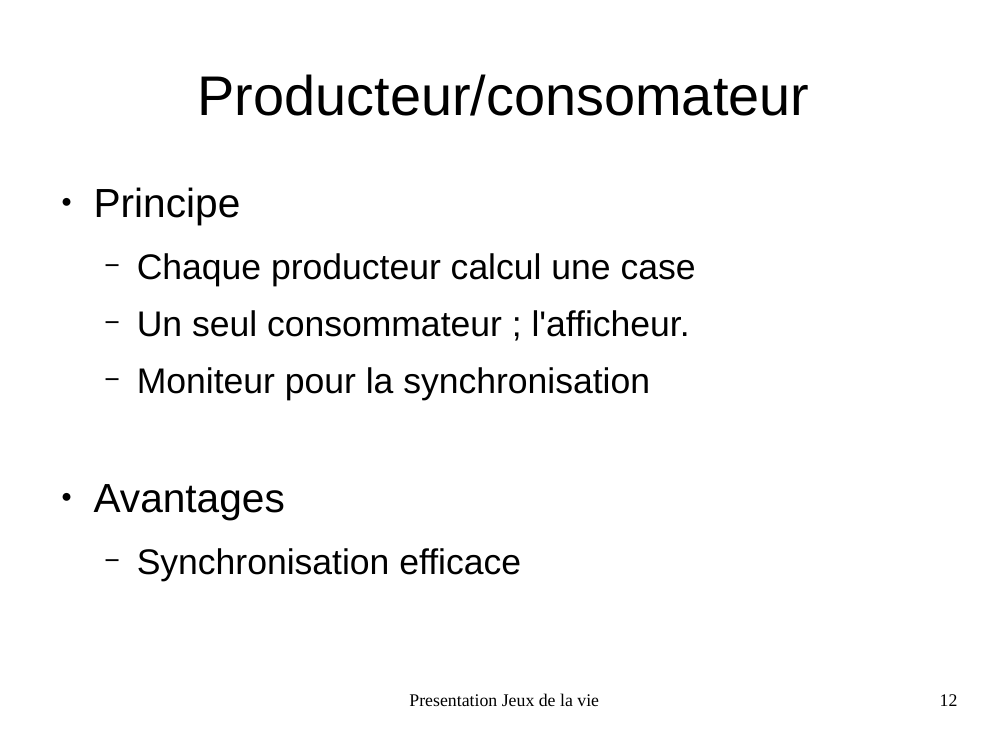
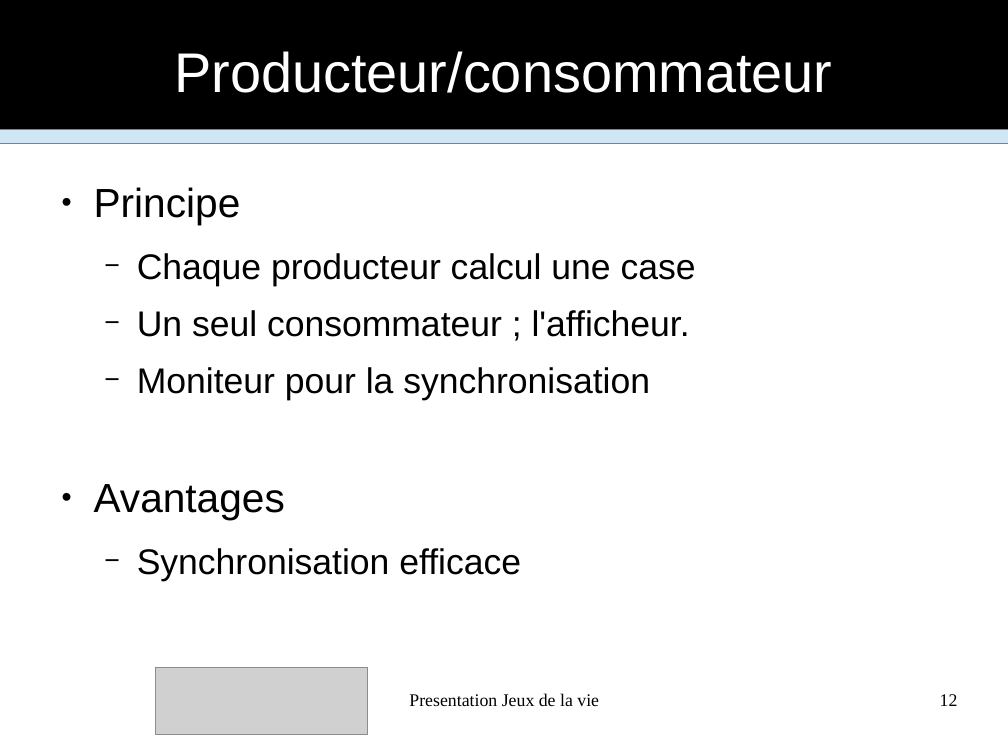
Before and after one commit to FabienInspiron/lifegame, a slide deck: slide 12 of Rapport/Presentation.odp. Drawn at 1008x756 pixels with LibreOffice and Linux fonts; fonts in the diff are those of the drawing; grey boxes stand for pictures. Boxes give left, top, right and bottom in pixels: in the first picture for what was removed or moved away, otherwise in the second. Text is boxed around its words. In the diff, an @@ line names an element or a change of style, - is before the commit and + after.

```diff
--- a/Rapport/Presentation.odp
+++ b/Rapport/Presentation.odp
@@ rectangle added at <box>0,0,1008,130</box>, fill #000000, outline #808080 0 pt @@
@@ title at <box>174,51,832,93</box>: text changed; text colour #000000 to #FFFFFF @@
-Producteur/consomateur
+Producteur/consommateur
@@ rectangle added at <box>0,130,1008,145</box>, fill #CFE7F5, outline #808080 0 pt @@
@@ picture added at <box>155,668,367,735</box> @@
```
Also in this commit, not shown: 17 other slides changed, 3 other files.
